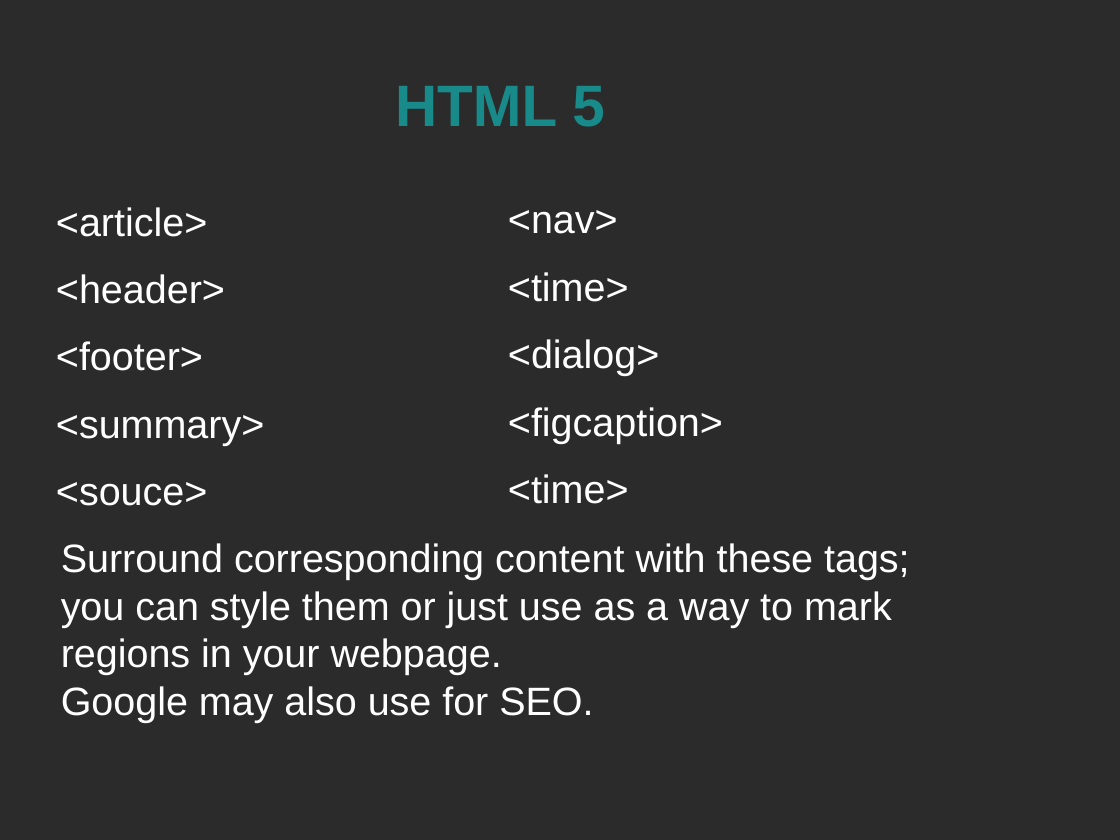
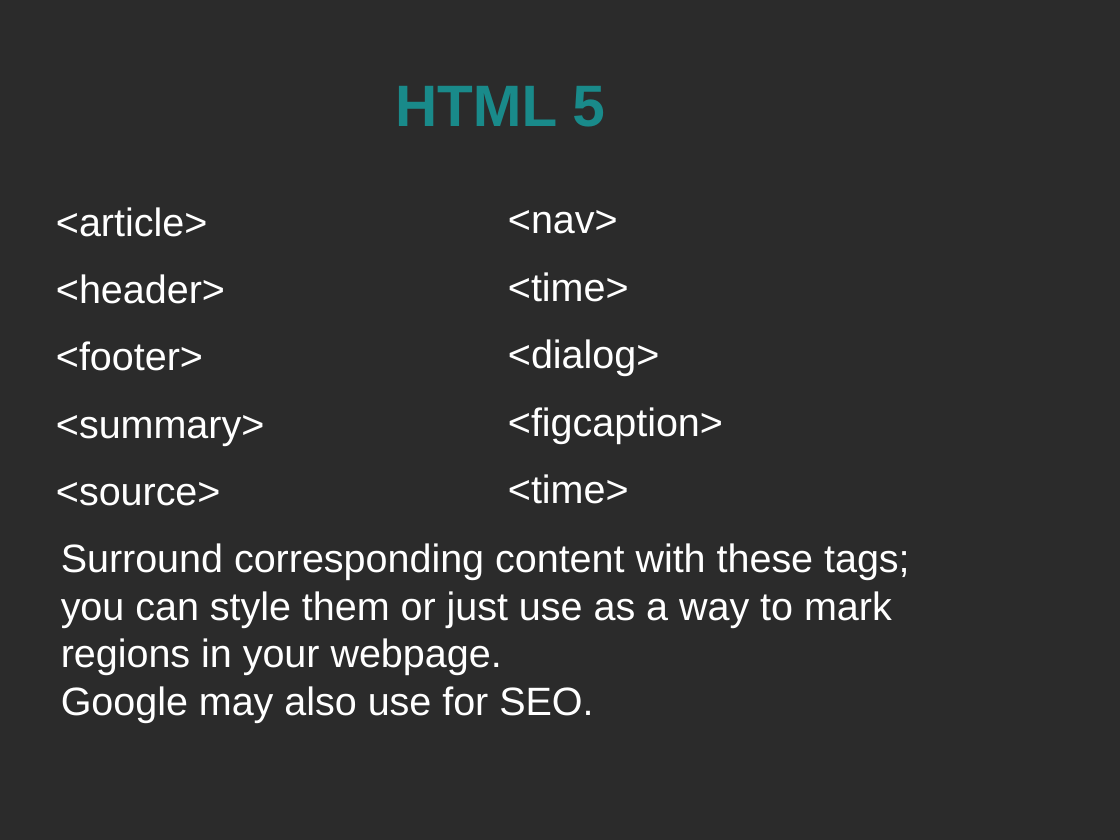
Before and after one commit to spellbindguy/Web-Development, a slide deck: slide 77 of Lectures/03 HTML/HTML.odp. Drawn at 1120x840 pixels with LibreOffice and Linux fonts; fonts in the diff are those of the drawing; background and template pictures are left out; a plain dark background stands for a picture behind light text. Boxes give left, top, right and bottom in pixels: in the first picture for what was removed or moved away, otherwise in the second. Text is boxed around its words. In the diff, an @@ line names an element or a change of style, - is before the commit and + after.

```diff
--- a/Lectures/03 HTML/HTML.odp
+++ b/Lectures/03 HTML/HTML.odp
@@ text at box(56, 482, 221, 506): text changed @@
-<souce>
+<source>
```
Also in this commit, not shown: 32 other files.
